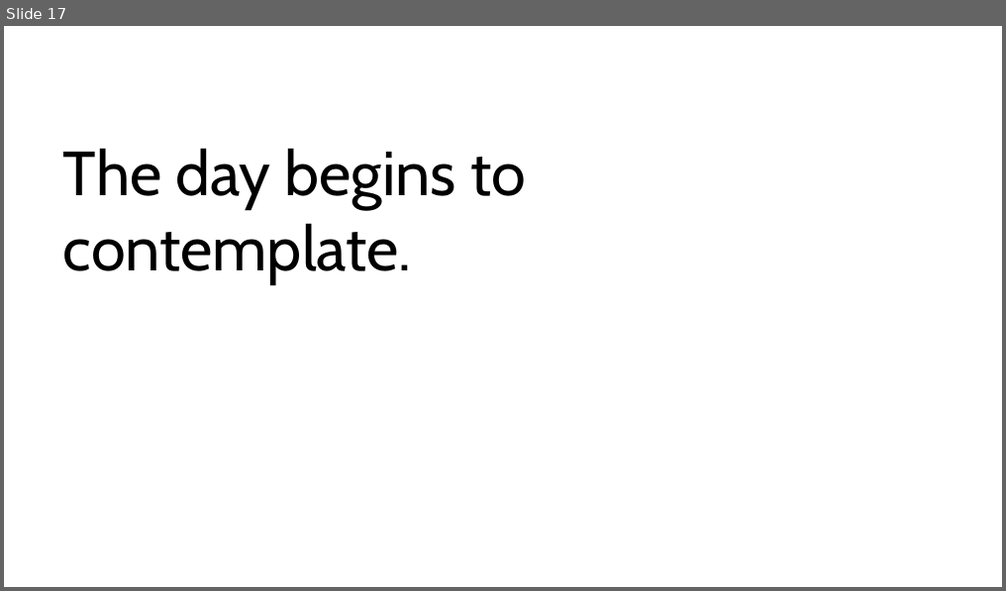
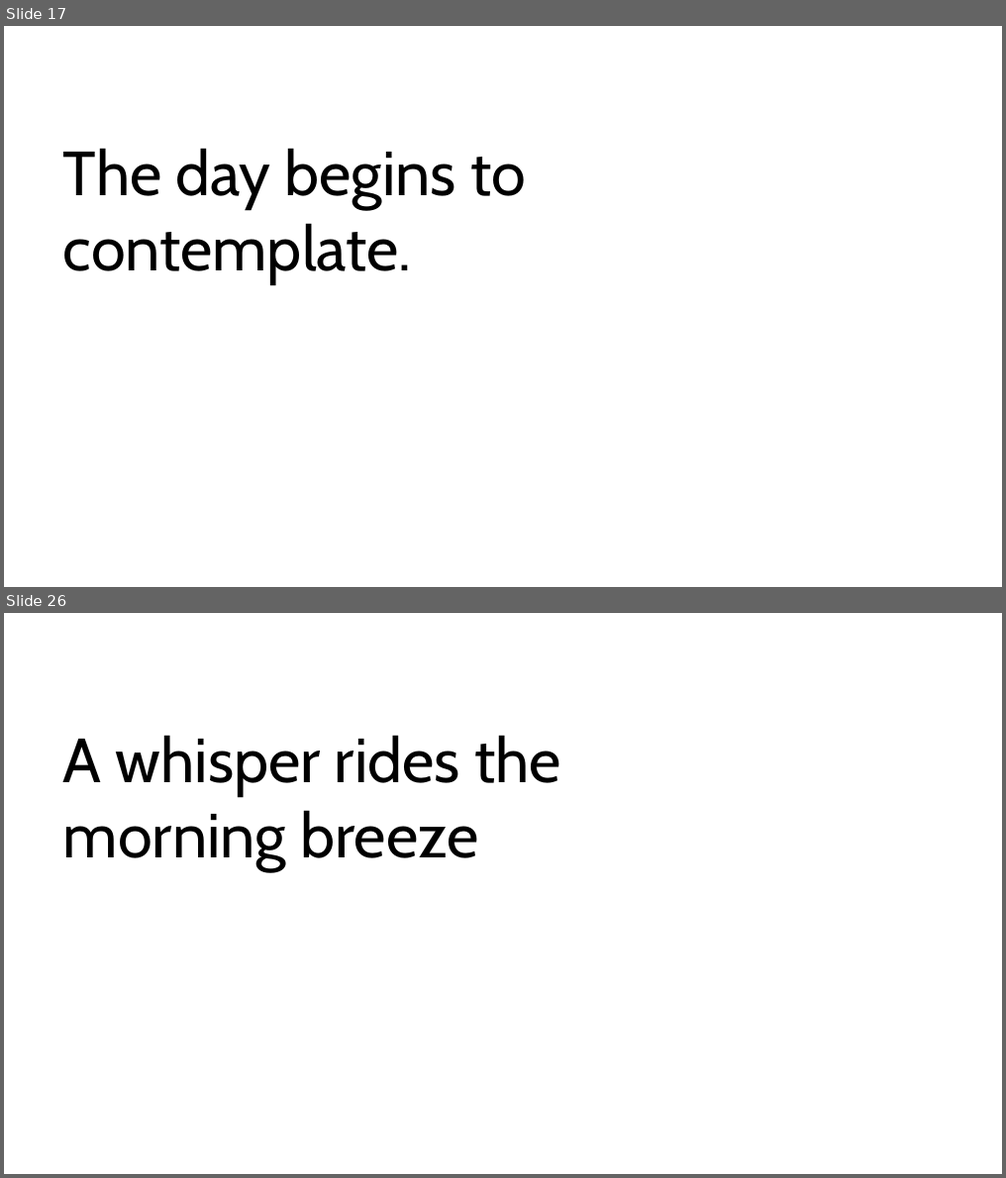
Before and after one commit to aadennis/VbaSandbox, a slide deck: PowerPointVba/PowerPointVba.pptm. Shown one above the other, each under a label of ours: slide 17 before the commit, slides 17 and 26 after it; the slides between them are not shown. The pictures are 1006x591 and 1006x1178 pixels, drawn with LibreOffice and Linux fonts; fonts in the diff are those of the drawing. Boxes give left, top, right and bottom in pixels: in the first picture for what was removed or moved away, otherwise in the second. Text is boxed around its words. In the diff, an @@ line names an element or a change of style, - is before the commit and + after.

```diff
--- a/PowerPointVba/PowerPointVba.pptm
+++ b/PowerPointVba/PowerPointVba.pptm
@@ slide 26 added at box(4, 613, 1002, 1174), background #FFFFFF @@
@@ text added at box(63, 735, 561, 872), 60 pt, text #000000 @@
+A whisper rides the morning breeze
```
Also in this commit, not shown: 23 other slides added.
